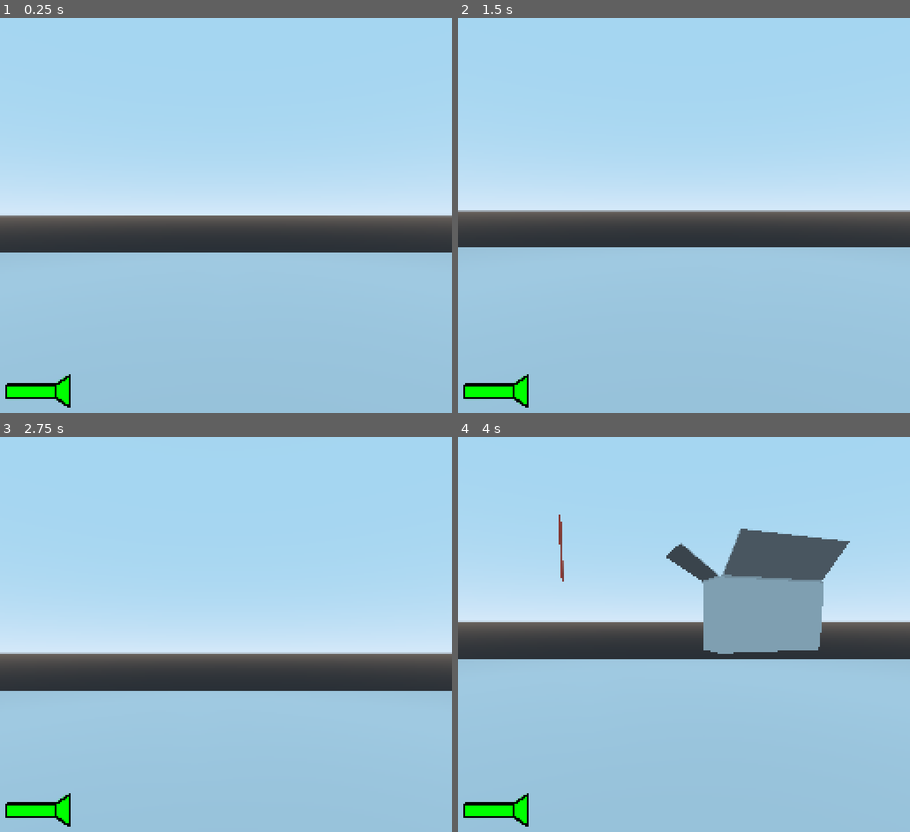
Above: before the commit, frames 1-4 (two rows, left to right).
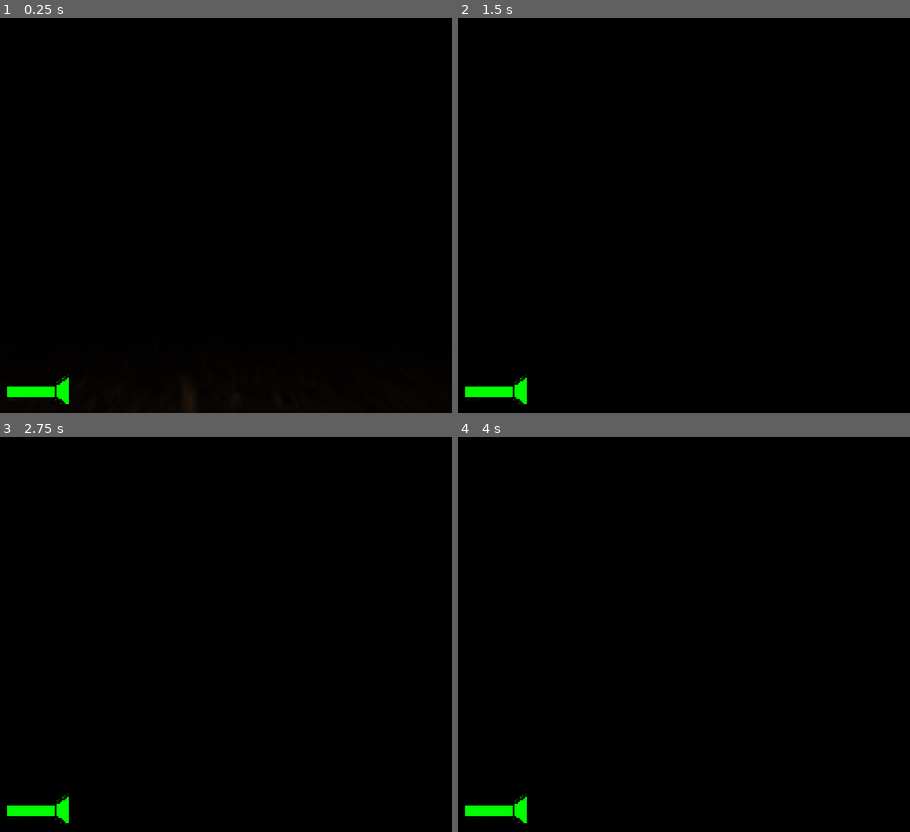
Above: after the commit, the same moments.

Repository: queercat/GGJ-2023
Game: Godot game, scene res://scenes/Road.tscn
Same seed, same stepped clock (60 frames per second), same inputs: the game is played once before the commit and once after it. Before the commit the project starts from res://scenes/Sample.tscn.
Inputs (mouse positions are in pixels of both pictures, inside the frame that each line leads up to):
- Up to frame 1 (0.25 s): no input
- Up to frame 2 (1.5 s): tap Enter at 0.5 s; move the mouse to (706, 215) at 0.52 s; hold Up (ui_up) from 0.53 s (still down); tap Space at 1.25 s; move the mouse to (661, 215) at 1.27 s
- Up to frame 3 (2.75 s): keep holding Up (ui_up); tap Enter at 2 s; move the mouse to (239, 626) at 2.02 s
- Up to frame 4 (4 s): keep holding Up (ui_up); tap Space at 2.75 s; move the mouse to (679, 642) at 2.77 s; move the mouse to (720, 638) at 3.52 s

The runs differ from the first frame. In frame 1, 99% of the frame differs, in the area x 0-100%, y 0-100%; in frame 2, 99%; in frame 3, 99%; in frame 4, 99%.

Commit message:
Updated working scene. Removed debug info.

Diff:
--- a/godot/assets/scripts/player_controller.gd
+++ b/godot/assets/scripts/player_controller.gd
@@ -96,8 +96,6 @@
 	var r = (flashlight_timer/flashlight_duration)
 	var g = (((flashlight_timer/flashlight_duration) * -1) + 1)
 
-	print (r, " ", g, " ", 0)
-
 	flashlight_hud_color.color = Color(r, g, 0)
 
 	if (flashlight_cooldown):
@@ -112,7 +110,4 @@
 	do_physics(delta)
 	do_logic(delta)
 
-	# print(flashlight_timer)
-
 	var _result = move_and_collide(velocity)
-	pass
--- a/godot/project.godot
+++ b/godot/project.godot
@@ -8,20 +8,10 @@
 
 config_version=4
 
-_global_script_classes=[ {
-"base": "",
-"class": "GitAPI",
-"language": "NativeScript",
-"path": "res://addons/godot-git-plugin/git_api.gdns"
-} ]
-_global_script_class_icons={
-"GitAPI": ""
-}
-
 [application]
 
 config/name="GGJ-2023"
-run/main_scene="res://scenes/Sample.tscn"
+run/main_scene="res://scenes/Road.tscn"
 config/icon="res://icon.png"
 
 [display]
--- a/godot/scenes/Sample.tscn
+++ b/godot/scenes/Sample.tscn
@@ -67,5 +67,3 @@
 shape = SubResource( 2 )
 
 [node name="KinematicBody" parent="." instance=ExtResource( 4 )]
-
-[node name="WorldEnvironment" type="WorldEnvironment" parent="."]
